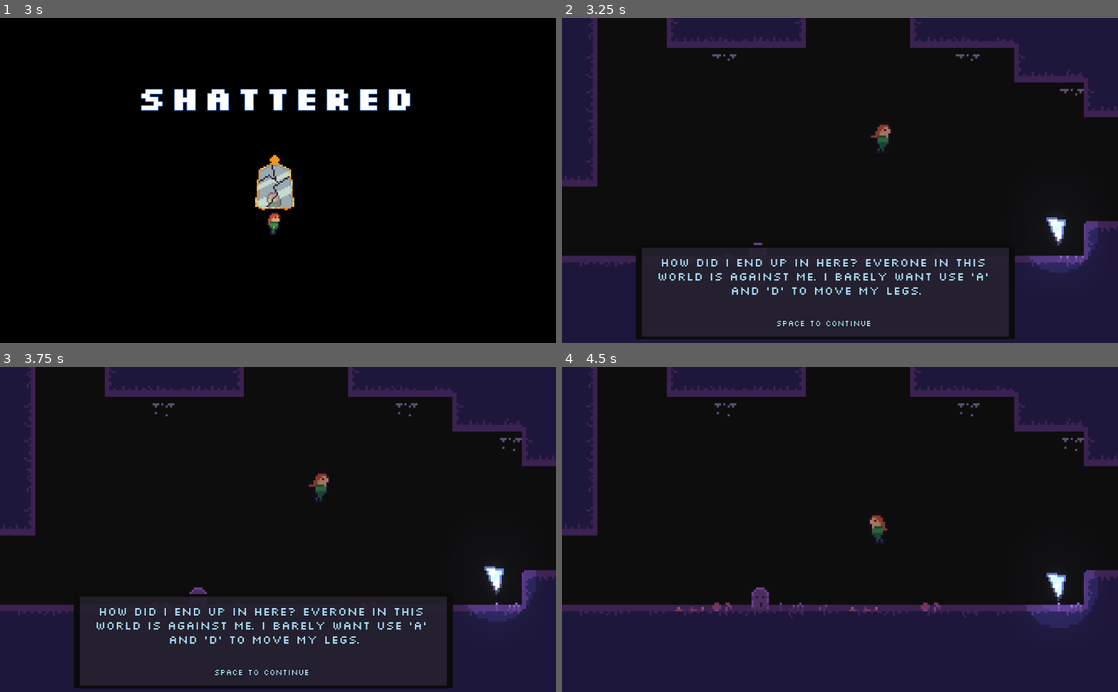
Above: before the commit, frames 1-4 (two rows, left to right).
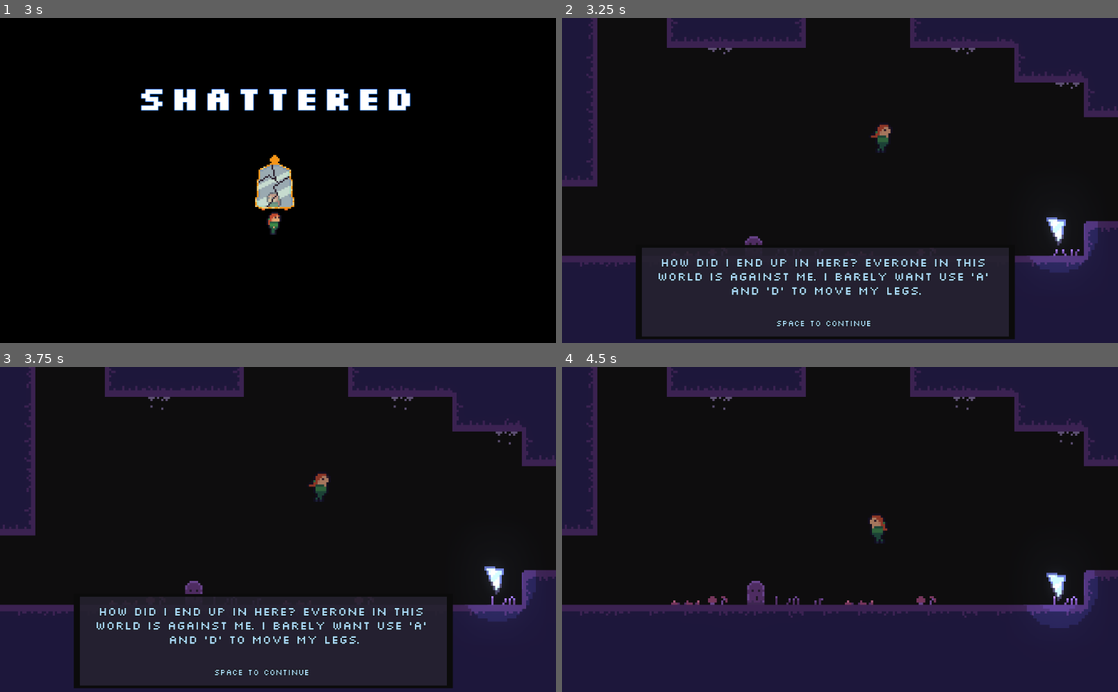
Above: after the commit, the same moments.

Repository: voidboxgames/escave
Game: Godot game, scene res://assets/scenes/Intro.tscn
Two runs of this game, one before a commit and one after it. Both use one fixed random seed, a clock stepped at 60 frames per second and the inputs below.
Inputs:
- Up to frame 1 (3 s): tap Enter at 0.5, 2 s; hold D (right) 0.53-2.03 s; tap K (dash) at 0.6, 2.1 s; tap J (jump) at 0.77, 1.52 s; tap Space at 1.25, 1.35, 2.75, 2.85 s; hold A (left) 2.03-2.78 s; hold D (right) from 2.78 s (still down)
- Up to frame 2 (3.25 s): keep holding D (right); tap J (jump) at 3.02 s
- Up to frame 3 (3.75 s): keep holding D (right); tap K (dash) at 3.6 s
- Up to frame 4 (4.5 s): tap J (jump) at 3.77 s; tap Enter at 4.25 s; release D (right) at 4.28 s; hold A (left) from 4.28 s (still down); tap Space at 4.35 s

Frame 1 is identical in both runs. In frame 2, 0.3% of the frame differs, in the area x 26-94%, y 9-74%; in frame 3, 0.4%; in frame 4, 0.9%, in the area x 19-94%, y 9-76%.

Commit message:
fix decal offset

Diff:
--- a/assets/scenes/Testworld.tscn
+++ b/assets/scenes/Testworld.tscn
@@ -501,7 +501,6 @@
 tile_data = PoolIntArray( -1769412, 0, 0, -1769411, 0, 3, -1769410, 0, 1, -1769409, 0, 4, -1769408, 0, 1, -1769407, 0,  …(48252 unchanged characters)…
 
 [node name="decals" type="TileMap" parent="YSort"]
-position = Vector2( 2, 3 )
 tile_set = SubResource( 36 )
 cell_size = Vector2( 16, 16 )
 format = 1
